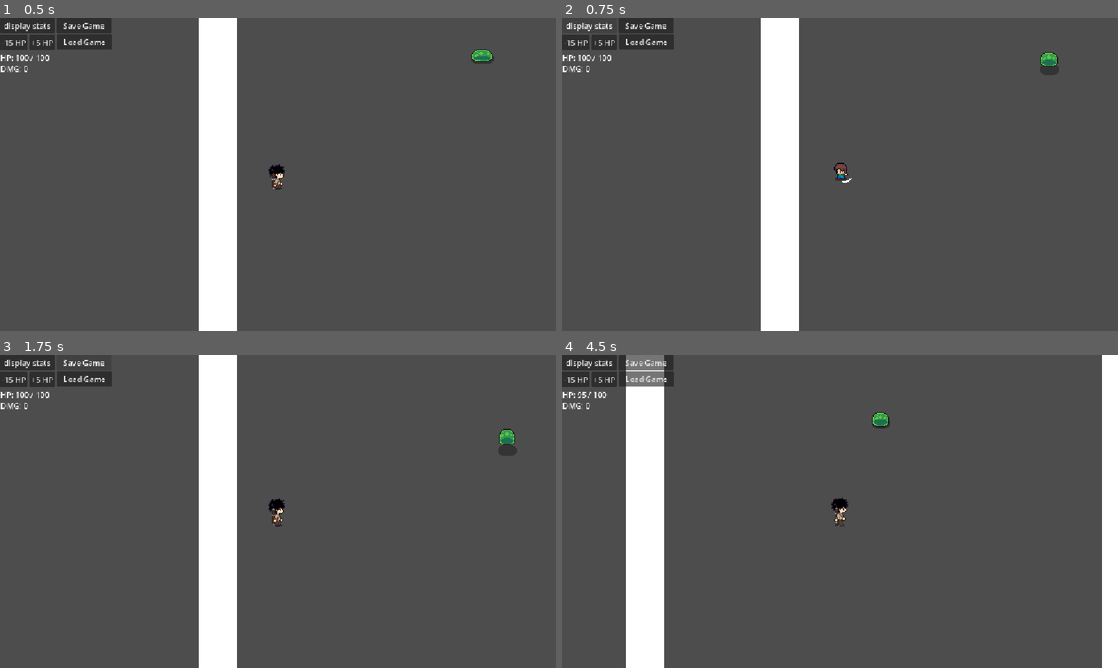
Above: before the commit, frames 1-4 (two rows, left to right).
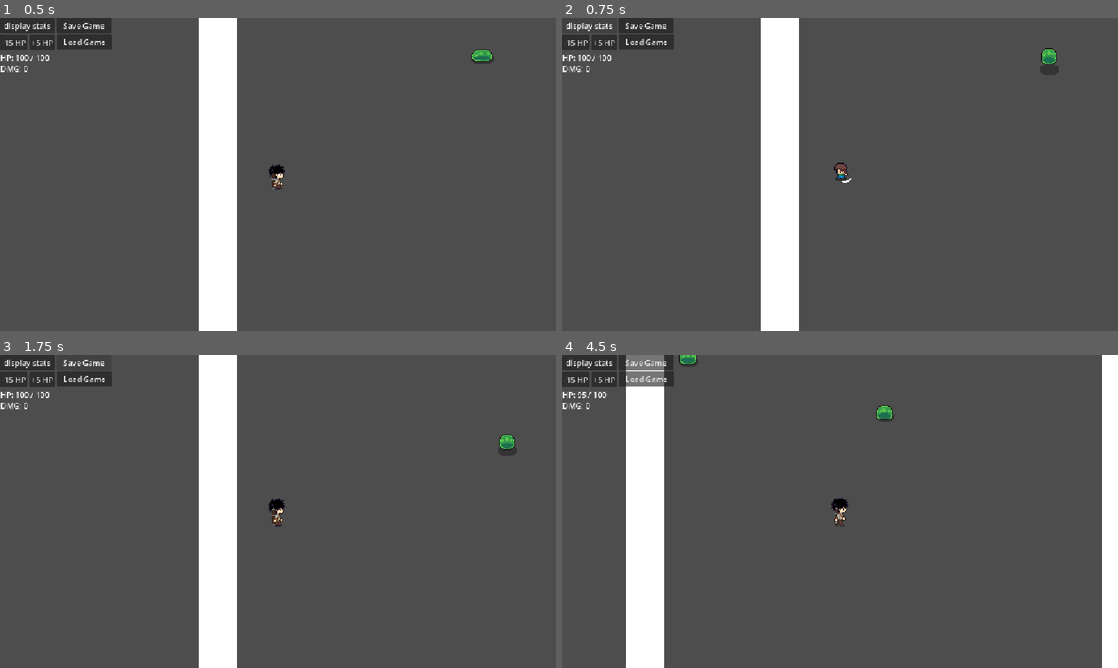
Above: after the commit, the same moments.

Repository: smymrr/Echeos-of-The-Veil
Game: Godot game, scene res://scenes/main.tscn
Two runs of this game, one before a commit and one after it. Both use one fixed random seed, a clock stepped at 60 frames per second and the inputs below.
Inputs (mouse positions are in pixels of both pictures, inside the frame that each line leads up to):
- Up to frame 1 (0.5 s): no input
- Up to frame 2 (0.75 s): click "display stats" at 0.5 s
- Up to frame 3 (1.75 s): click "Save Game" at 1.25 s
- Up to frame 4 (4.5 s): click "Load Game" at 2 s; click "-15 HP" at 2.75 s; click "+5 HP" at 3.5 s; move the mouse to (962, 495) at 4.27 s; hold D (move_right) from 4.28 s (still down); tap Q (dash) at 4.35 s

Frame 1 is identical in both runs. In frame 2, 0.1% of the frame differs, in the area x 86-90%, y 9-16%; in frame 3, 0.1%; in frame 4, 0.4%, in the area x 21-60%, y 0-24%.

Commit message:
add slime death + fixing knockback bug

Diff:
--- a/scenes/main.tscn
+++ b/scenes/main.tscn
@@ -17,3 +17,6 @@
 
 [node name="Player" parent="." unique_id=1987352962 instance=ExtResource("2_0wfyh")]
 position = Vector2(59, -4)
+
+[node name="Slime2" parent="." unique_id=1906787784 instance=ExtResource("3_sugp2")]
+position = Vector2(74, -238)
--- a/scenes/slime.tscn
+++ b/scenes/slime.tscn
@@ -6,21 +6,37 @@
 [sub_resource type="RectangleShape2D" id="RectangleShape2D_t5jfb"]
 size = Vector2(22, 18)
 
-[sub_resource type="AtlasTexture" id="AtlasTexture_371uh"]
-atlas = ExtResource("1_371uh")
-region = Rect2(0, 0, 64, 64)
-
 [sub_resource type="AtlasTexture" id="AtlasTexture_p2gj0"]
 atlas = ExtResource("1_371uh")
-region = Rect2(64, 0, 64, 64)
+region = Rect2(0, 128, 64, 64)
 
 [sub_resource type="AtlasTexture" id="AtlasTexture_n6pvg"]
 atlas = ExtResource("1_371uh")
-region = Rect2(128, 0, 64, 64)
+region = Rect2(64, 128, 64, 64)
 
 [sub_resource type="AtlasTexture" id="AtlasTexture_pjw23"]
 atlas = ExtResource("1_371uh")
-region = Rect2(192, 0, 64, 64)
+region = Rect2(128, 128, 64, 64)
+
+[sub_resource type="AtlasTexture" id="AtlasTexture_pu8ps"]
+atlas = ExtResource("1_371uh")
+region = Rect2(192, 128, 64, 64)
+
+[sub_resource type="AtlasTexture" id="AtlasTexture_g40cl"]
+atlas = ExtResource("1_371uh")
+region = Rect2(256, 128, 64, 64)
+
+[sub_resource type="AtlasTexture" id="AtlasTexture_cxm07"]
+atlas = ExtResource("1_371uh")
+region = Rect2(320, 128, 64, 64)
+
+[sub_resource type="AtlasTexture" id="AtlasTexture_g2qvl"]
+atlas = ExtResource("1_371uh")
+region = Rect2(384, 128, 64, 64)
+
+[sub_resource type="AtlasTexture" id="AtlasTexture_tyl0w"]
+atlas = ExtResource("1_371uh")
+region = Rect2(448, 128, 64, 64)
 
 [sub_resource type="AtlasTexture" id="AtlasTexture_2npkn"]
 atlas = ExtResource("1_371uh")
@@ -57,10 +73,7 @@
 [sub_resource type="SpriteFrames" id="SpriteFrames_r6hca"]
 animations = [{
 "frames": [{
-"duration": 1.8,
-"texture": SubResource("AtlasTexture_371uh")
-}, {
-"duration": 1.2,
+"duration": 1.0,
 "texture": SubResource("AtlasTexture_p2gj0")
 }, {
 "duration": 1.0,
@@ -68,10 +81,25 @@
 }, {
 "duration": 1.0,
 "texture": SubResource("AtlasTexture_pjw23")
+}, {
+"duration": 1.0,
+"texture": SubResource("AtlasTexture_pu8ps")
+}, {
+"duration": 1.0,
+"texture": SubResource("AtlasTexture_g40cl")
+}, {
+"duration": 1.0,
+"texture": SubResource("AtlasTexture_cxm07")
+}, {
+"duration": 1.0,
+"texture": SubResource("AtlasTexture_g2qvl")
+}, {
+"duration": 1.0,
+"texture": SubResource("AtlasTexture_tyl0w")
 }],
-"loop": 1,
-"name": &"idle",
-"speed": 7.0
+"loop": 0,
+"name": &"death",
+"speed": 11.0
 }, {
 "frames": [{
 "duration": 4.0,
@@ -117,9 +145,10 @@
 
 [node name="Sprite" type="AnimatedSprite2D" parent="." unique_id=1337660077]
 sprite_frames = SubResource("SpriteFrames_r6hca")
-animation = &"move"
+animation = &"death"
 autoplay = "move"
-frame_progress = 0.1864027
+frame = 7
+frame_progress = 1.0
 
 [node name="Sight" type="Area2D" parent="." unique_id=1287825283]
 
--- a/scripts/enemy/slime/slime.gd
+++ b/scripts/enemy/slime/slime.gd
@@ -3,11 +3,14 @@
 @export var speed: float = 50.0
 @export var health: int = 100
 @export var roam_radius: float = 150.0 # Jarak maksimal musuh berkeliaran dari posisi asal
+@onready var sprite: AnimatedSprite2D = $"Sprite"
+@onready var knockback_decay: float = 15.0
 
 # Status (State) pergerakan musuh
-enum State { ROAMING, CHASING, RETURNING }
+enum State { ROAMING, CHASING, RETURNING, STATIONARY }
 var current_state = State.ROAMING
 
+var knockback_velocity = Vector2.ZERO
 var player: Node2D = null
 var home_position: Vector2
 var target_roam_pos: Vector2
@@ -36,8 +39,6 @@
 			else:
 				# Cadangan jika player hilang
 				current_state = State.RETURNING
-
-		State.RETURNING:
 			target_position = home_position
 			# Jika sudah kembali dekat posisi asal, kembali roaming
 			if global_position.distance_to(home_position) < 5.0:
@@ -47,17 +48,35 @@
 
 	# Melakukan pergerakan menuju target yang aktif
 	var direction = (target_position - global_position).normalized()
-	velocity = direction * speed
+	if health > 0:
+		velocity = direction * speed
+	else:
+		velocity = Vector2.ZERO
+
 	move_and_slide()
 
 func take_damage(damage: int, attacker_position: Vector2) -> void:
 	var tween = create_tween()
+	if health <= 0:
+		return
 
 	health -= damage
-	print(health)
+
+	if health <= 0:
+		_death()
+
 	var knockback_direction = (position - attacker_position).normalized()
 	var final_position = position + (knockback_direction * speed) / 2
 	tween.tween_property(self, "position", final_position, 0.2)
+
+func _animation_finished() -> void:
+	if sprite.animation == "death":
+		await get_tree().create_timer(5.0).timeout
+		queue_free()
+
+func _death() -> void:
+	sprite.play("death")
+	sprite.animation_finished.connect(_animation_finished)
 
 func _set_new_roam_target() -> void:
 	# Menentukan titik acak di sekitar home_position berdasarkan roam_radius
